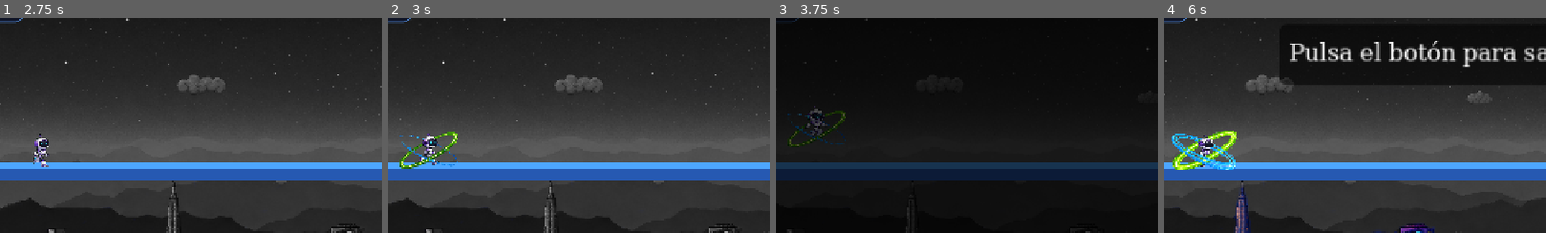
Above: before the commit, frames 1-4 (left to right).
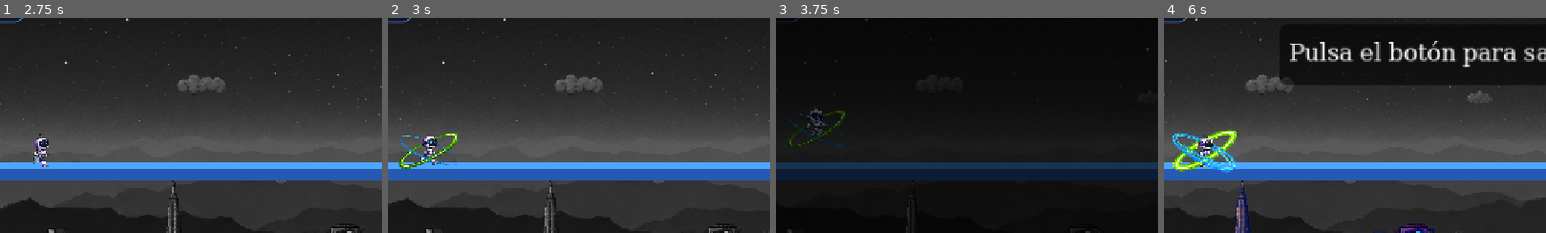
Above: after the commit, the same moments.

Repository: CentroCFJC/TalentoTech_VideoGame
Game: Godot game, scene res://scenes/Main.tscn
Same seed, same stepped clock (60 frames per second), same inputs: the game is played once before the commit and once after it.
Inputs:
- Up to frame 1 (2.75 s): tap Enter (ui_accept) at 0.5 s; tap V at 0.6, 2.1 s; tap Space (jump) at 0.77, 1.52 s; tap P at 1.35 s
- Up to frame 2 (3 s): tap P at 2.85 s
- Up to frame 3 (3.75 s): tap Space (jump) at 3.02 s; tap V at 3.6 s
- Up to frame 4 (6 s): tap Space (jump) at 3.77, 4.52 s; tap P at 4.35, 5.85 s; tap V at 5.1 s
The pictures show only the part of the screen within x 21-71%, y 27-77%; the shares and areas given below are measured in that part.

Frame 1 is identical in both runs. In frame 2, 0.6% of the frame differs, in the area x 2-19%, y 52-71%; in frame 3, 0.2%; in frame 4, 1.3%, in the area x 2-20%, y 51-72%.

Commit message:
feat: Implement smooth wobble effect for SkillRing and adjust color offset logic

Diff:
--- a/scripts/SkillRing.gd
+++ b/scripts/SkillRing.gd
@@ -16,8 +16,17 @@
 var _textures: Array[Texture2D] = []
 var _ref_center_y: float = 0.0
 
+# Tambaleo suave y continuo para que los aros no se vean estaticos.
+const WOBBLE_AMPLITUDE: float = 2.0   # grados maximo de balanceo
+const WOBBLE_SPEED: float = 5.0       # rad/s
+var _wobble_time: float = 0.0
+var _wobble_offset: float = 0.0
+
 func _ready() -> void:
 	_load_textures()
+	# Desfase determinista por color: las dos mitades del mismo aro se mueven
+	# juntas, pero los aros de diferente color se desfasan entre si.
+	_wobble_offset = 0.0 if color_prefix == "green" else PI
 	_sprite = Sprite2D.new()
 	_sprite.centered = false
 	_sprite.scale = Vector2(sprite_scale, sprite_scale)
@@ -61,6 +70,12 @@
 		return
 	_ref_center_y = _content_center(img).y
 
+func _process(delta: float) -> void:
+	if not visible:
+		return
+	_wobble_time += delta
+	rotation_degrees = sin(_wobble_time * WOBBLE_SPEED + _wobble_offset) * WOBBLE_AMPLITUDE
+
 func set_stacks(value: int) -> void:
 	value = clampi(value, 0, _textures.size())
 	if value == _stacks:
